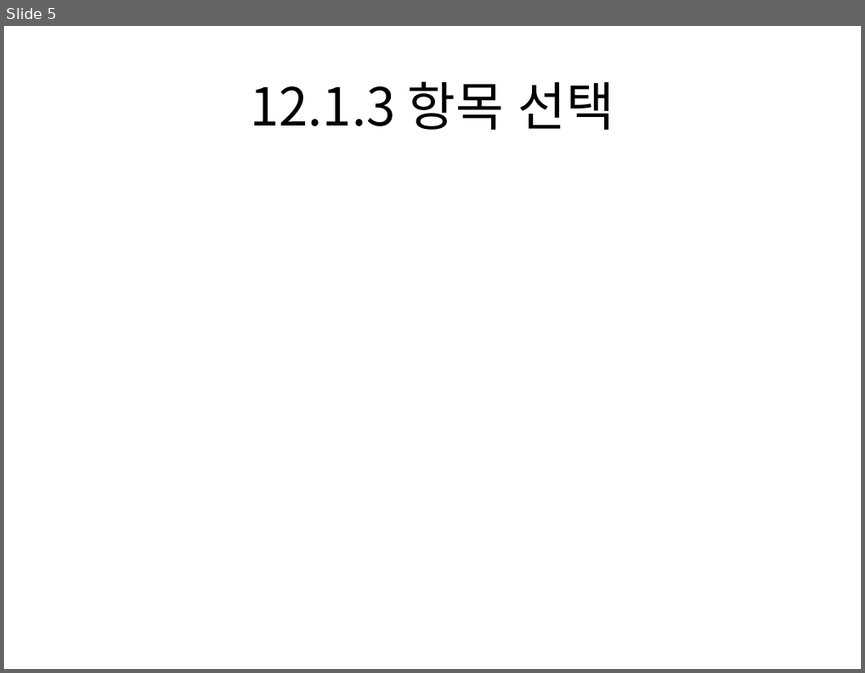
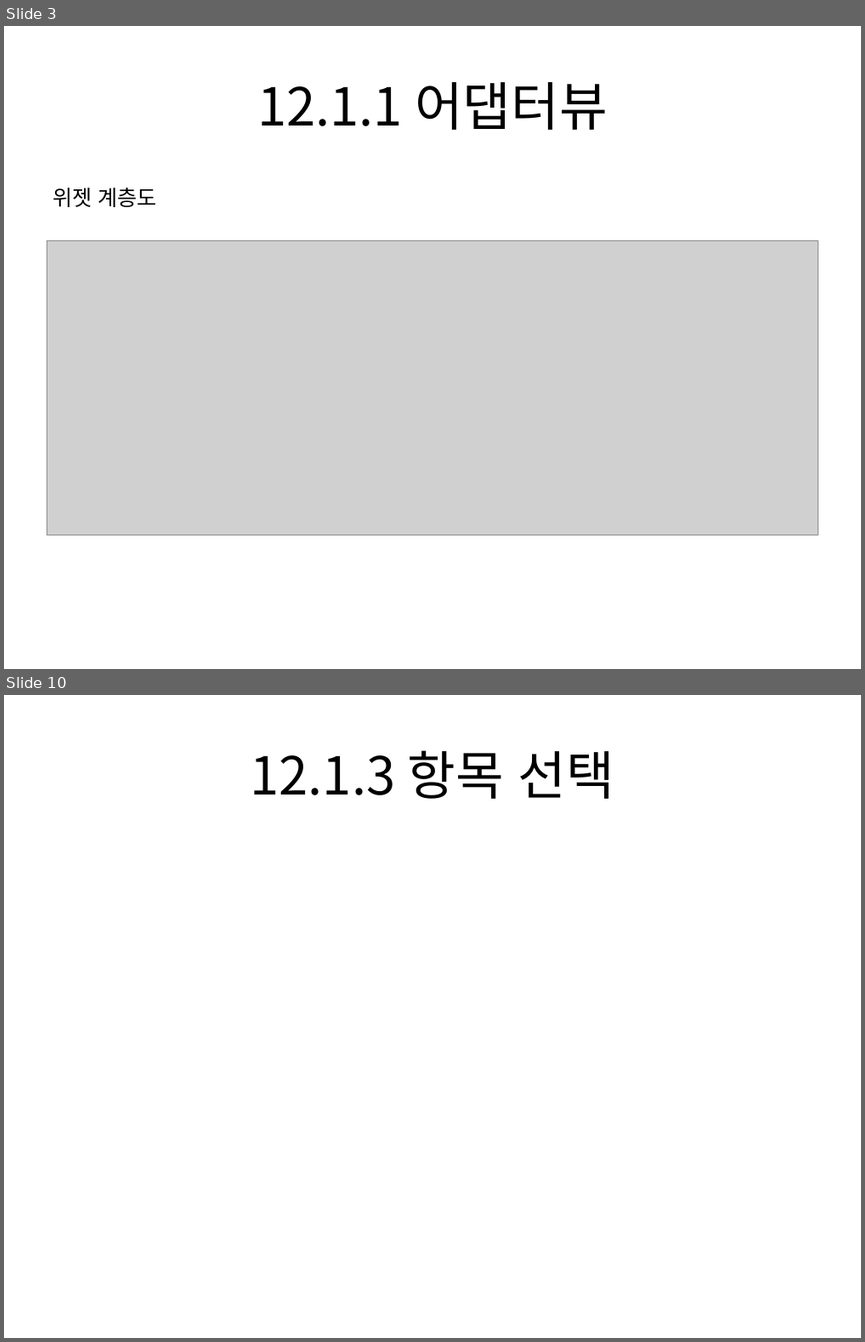
Before and after one commit to dummyFirst/NHK_Japanese, a slide deck: Android/안드로이드 프로그래밍 정복/Chapter12 어댑터뷰.pptx. Shown one above the other, each under a label of ours: slide 5 before the commit, slides 3 and 10 after it; the slides between them are not shown. The pictures are 865x673 and 865x1342 pixels, drawn with LibreOffice and Linux fonts; fonts in the diff are those of the drawing; grey boxes stand for pictures. Boxes give left, top, right and bottom in pixels: in the first picture for what was removed or moved away, otherwise in the second. Text is boxed around its words. In the diff, an @@ line names an element or a change of style, - is before the commit and + after.

```diff
--- a/Android/안드로이드 프로그래밍 정복/Chapter12 어댑터뷰.pptx
+++ b/Android/안드로이드 프로그래밍 정복/Chapter12 어댑터뷰.pptx
@@ slide 3 added at [4, 26, 861, 669], background #FFFFFF @@
@@ title added at [257, 82, 608, 130], 44 pt, text #000000 @@
+12.1.1 어댑터뷰
@@ text added at [52, 188, 158, 207], 18 pt, text #000000 @@
+위젯 계층도
@@ picture added at [46, 241, 818, 535] @@
@@ what was slide 5 is now slide 10 @@
```
Also in this commit, not shown: 5 slides changed, 4 other slides added.
